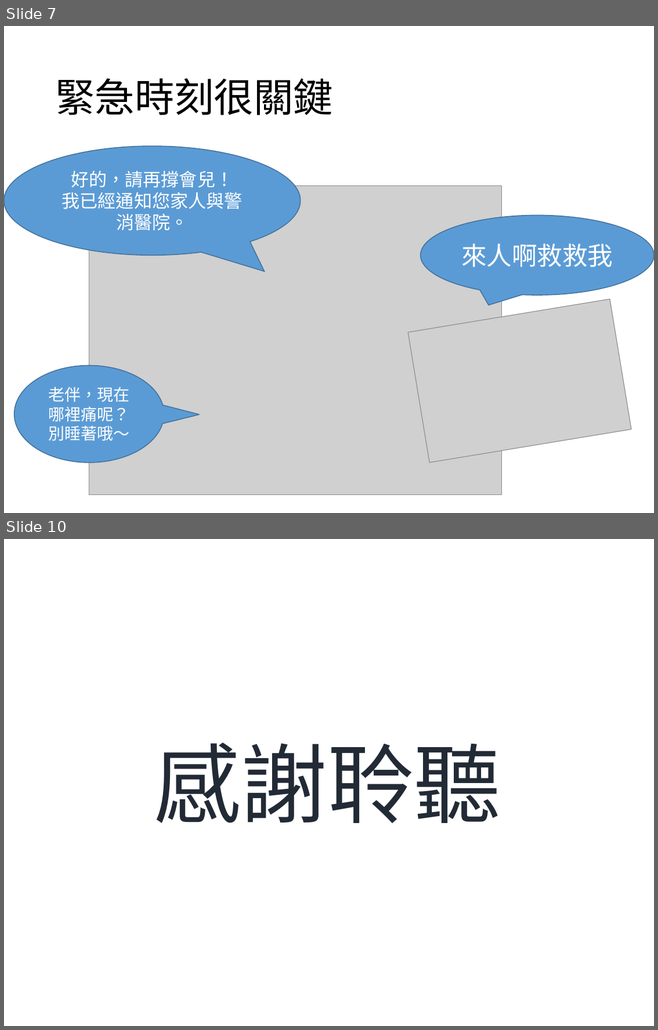
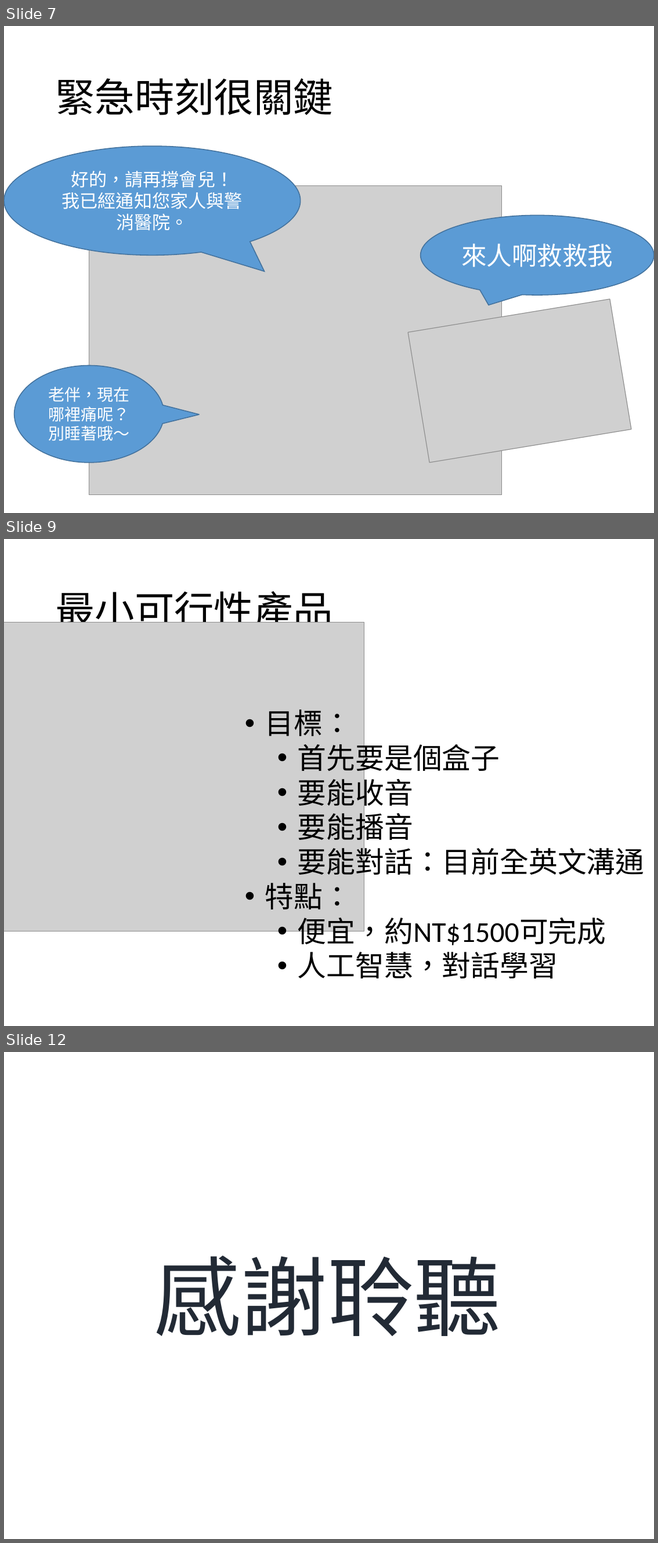
Before and after one commit to sulaxd/chiayi_thinker, a slide deck: 析客_發表簡報.pptx. Shown one above the other, each under a label of ours: slides 7 and 10 before the commit, slides 7, 9 and 12 after it; the slides between them are not shown. The pictures are 658x1030 and 658x1543 pixels, drawn with LibreOffice and Linux fonts; fonts in the diff are those of the drawing; grey boxes stand for pictures. Boxes give left, top, right and bottom in pixels: in the first picture for what was removed or moved away, otherwise in the second. Text is boxed around its words. In the diff, an @@ line names an element or a change of style, - is before the commit and + after.

```diff
--- a/析客_發表簡報.pptx
+++ b/析客_發表簡報.pptx
@@ slide 9 added at [4, 539, 654, 1026], background #FFFFFF @@
@@ title added at [55, 591, 333, 635], 44 pt, text #000000 @@
+最小可行性產品
@@ picture added at [4, 622, 364, 931] @@
@@ text added at [265, 710, 644, 979], 32 pt, text #000000 @@
+• 目標：
+  • 首先要是個盒子
+  • 要能收音
+  • 要能播音
+  • 要能對話：目前全英文溝通
+• 特點：
+  • 便宜，約NT$1500可完成
+  • 人工智慧，對話學習
@@ what was slide 10 is now slide 12 @@
```
Also in this commit, not shown: 2 slides changed, 1 other slide added.
